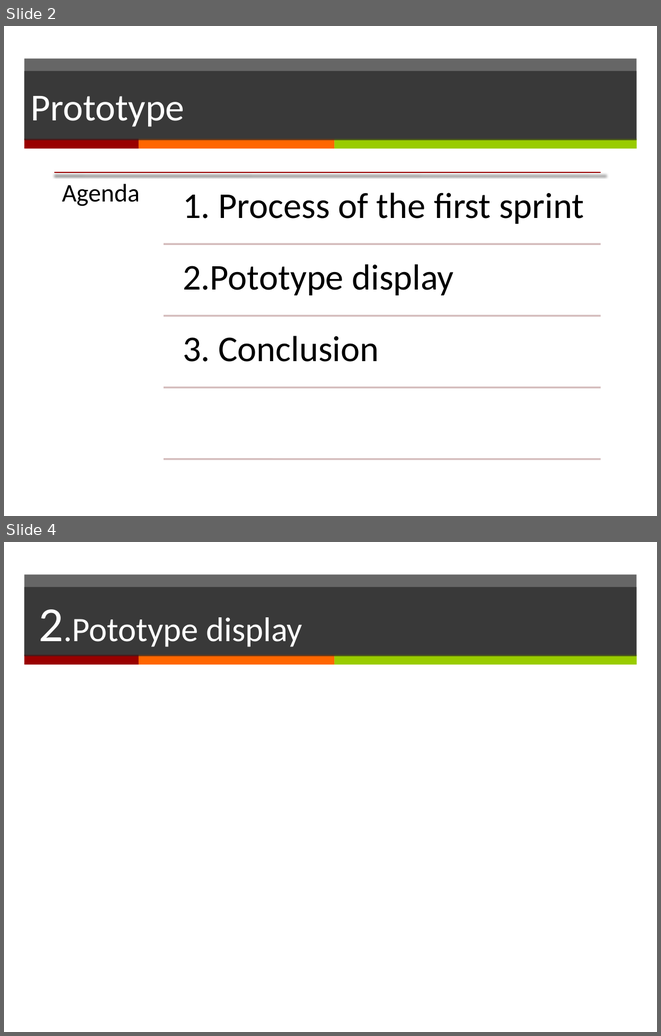
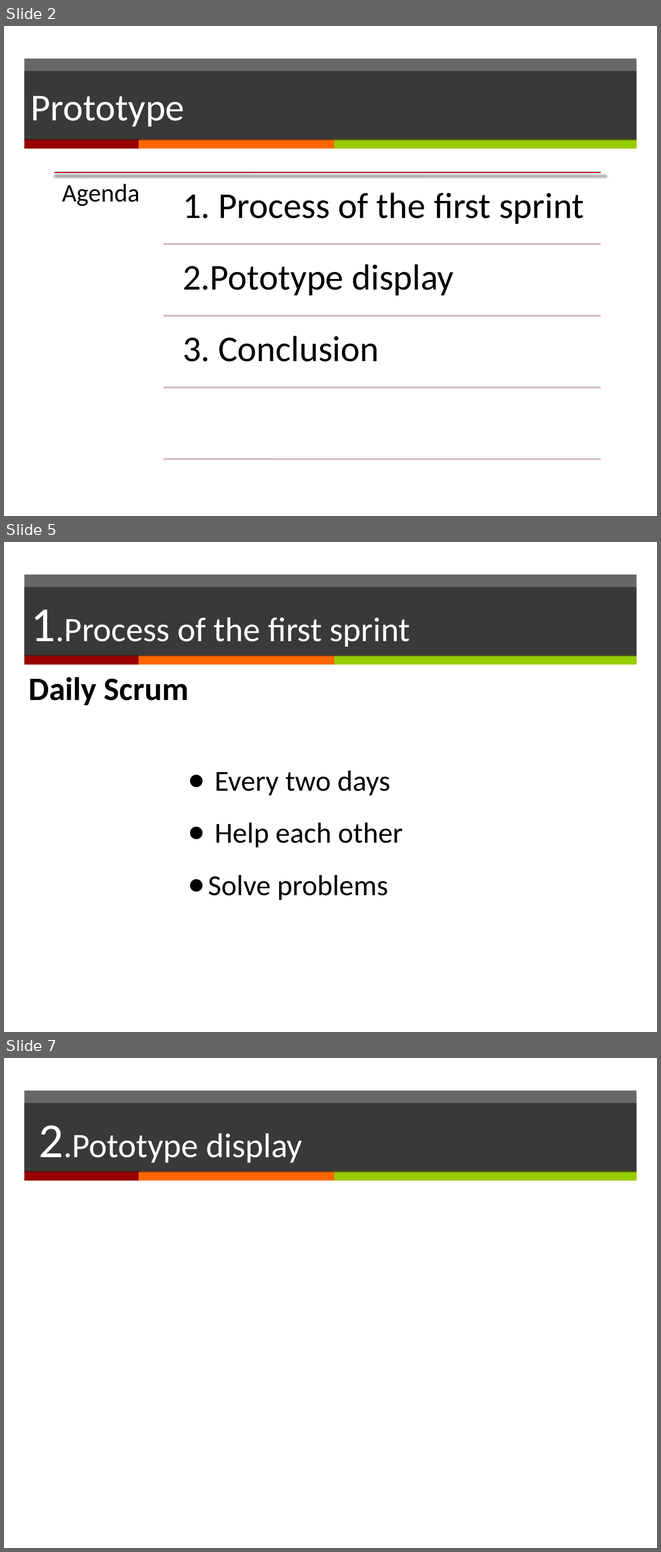
Before and after one commit to yadwinds/761_VEL, a slide deck: PCB/08 report/prototype presentation modle.pptx. Shown one above the other, each under a label of ours: slides 2 and 4 before the commit, slides 2, 5 and 7 after it; the slides between them are not shown. The pictures are 661x1036 and 661x1552 pixels, drawn with LibreOffice and Linux fonts; fonts in the diff are those of the drawing. Boxes give left, top, right and bottom in pixels: in the first picture for what was removed or moved away, otherwise in the second. Text is boxed around its words. In the diff, an @@ line names an element or a change of style, - is before the commit and + after.

Commit message:
ppt
including the process

```diff
--- a/PCB/08 report/prototype presentation modle.pptx
+++ b/PCB/08 report/prototype presentation modle.pptx
@@ slide 5 added at <box>4,542,657,1032</box>, background #FFFFFF; not listed: 4 template elements that a slide beside it also shows @@
@@ title added at <box>24,587,637,656</box>, fill #262626 at 70% opacity, 37.8 pt, text #FFFFFF @@
+1.Process of the first sprint
@@ text added at <box>28,677,189,705</box>, 36 pt, text #000000, bold @@
+Daily Scrum
@@ text added at <box>208,770,403,900</box>, 32 pt, text #000000 @@
+● Every two days
+● Help each other
+● Solve problems
@@ what was slide 4 is now slide 7 @@
```
Also in this commit, not shown: 2 slides changed, 2 other slides added.
